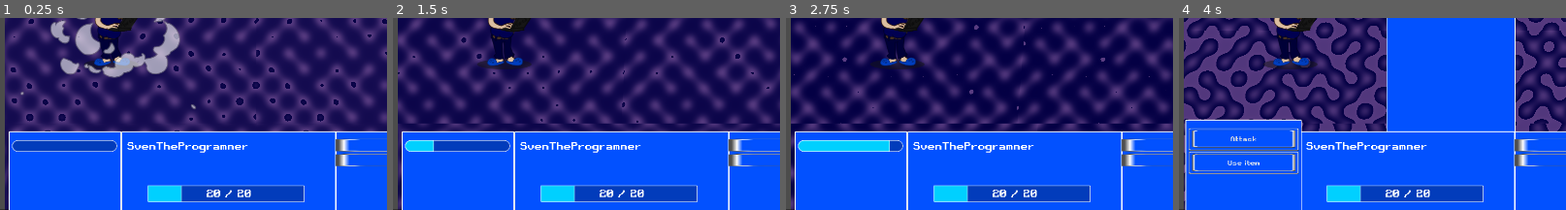
Above: before the commit, frames 1-4 (left to right).
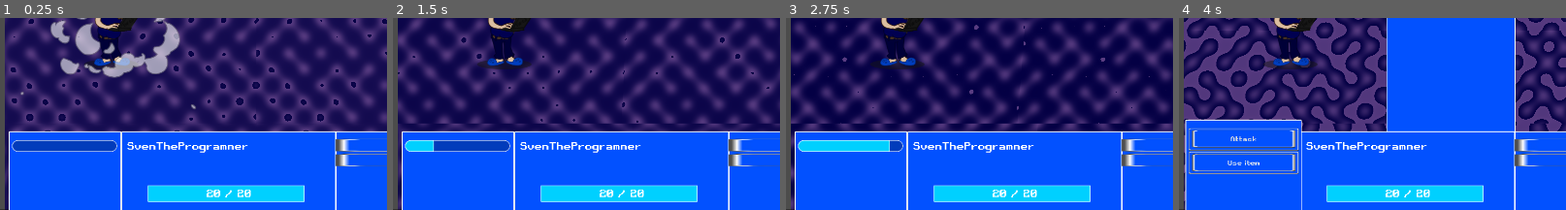
Above: after the commit, the same moments.

Repository: Alexander-Hjelm/bearded-programmer-sven
Game: Godot game, scene res://MainScene.tscn
The game is run twice, just before and just after one commit, with the same random seed, the same clock (stepped at 60 frames per second) and the same inputs.
Inputs (mouse positions are % of the whole screen's width and height, from its top left):
- Up to frame 1 (0.25 s): no input
- Up to frame 2 (1.5 s): move the mouse to (72, 42) at 0.52 s; hold Right (ui_right) 0.53-1.28 s; move the mouse to (30, 53) at 1.27 s; hold Down (ui_down) from 1.28 s (still down)
- Up to frame 3 (2.75 s): move the mouse to (60, 23) at 2.02 s; release Down (ui_down) at 2.03 s; hold Right (ui_right) from 2.03 s (still down)
- Up to frame 4 (4 s): move the mouse to (45, 70) at 2.77 s; release Right (ui_right) at 2.78 s; hold Up (ui_up) 2.78-3.5 s; click "Use item" at 3.5 s
The pictures show only the part of the screen within x 0-50%, y 39-89%; the shares and areas given below are measured in that part.

The runs differ from the first frame. In frame 1, 2.7% of the frame differs, in the area x 46-79%, y 86-96%; in frame 2, 2.7%; in frame 3, 2.7%; in frame 4, 2.7%.

Commit message:
Clear player effects after combat, fix UI hp bar

Diff:
--- a/Scenes/UI/HUD.gd
+++ b/Scenes/UI/HUD.gd
@@ -21,6 +21,7 @@
 	WITH_WEAPON
 }
 
+# Queued attack, will be executed after player has selected a monster
 var _queued_attack: bool = false
 var _queued_attack_mode: int
 var _queued_attack_item_name: String
@@ -71,6 +72,7 @@
 
 func update_player_HUD_stats(player_hp, player_hp_max): ## Update player hp
 	player_hp_current_progressbar.value = player_hp
+	player_hp_current_progressbar.max_value = player_hp_max
 	player_hp_current_label.text = str(player_hp)
 	player_hp_current_max_label.text = str(player_hp_max)
 
@@ -145,9 +147,11 @@
 	$MessagePanel/MessagePanelAnim.play("Popup Long Show Message")
 	$MessagePanel/MessageText.text = str(text)
 
+# Show item description
 func on_mouse_over_item(item_name: String):
 	$DescriptionPanel/DescriptionLabel.text = item_database.items[item_name].get_description()
 	$DescriptionPanel.visible = true
 
+# Hide item description
 func on_mouse_left_item():
 	$DescriptionPanel.visible = false
--- a/Scenes/UI/HUD.tscn
+++ b/Scenes/UI/HUD.tscn
@@ -120,7 +120,6 @@
 script = ExtResource( 1 )
 
 [node name="PlayerPanel" type="Panel" parent="."]
-editor/display_folded = true
 margin_left = 301.0
 margin_top = 736.0
 margin_right = 832.0
@@ -179,6 +178,7 @@
 clip_text = true
 
 [node name="InventoryPanel" type="Panel" parent="."]
+editor/display_folded = true
 visible = false
 margin_left = 514.0
 margin_top = 287.0
--- a/Script/character.gd
+++ b/Script/character.gd
@@ -186,6 +186,10 @@
 func get_item_drops() -> Dictionary:
 	return _item_drops
 
+# Clear all non-permanent effects on this actor
+func clear_active_effects():
+	_active_effects.clear()
+
 # Get elemental attack power
 func get_element_attack(element: int) -> float:
 	return get_current_value_for_stat("element_attack_" + str(ElementDatabase.Element.keys()[element]))
--- a/Script/combat_manager.gd
+++ b/Script/combat_manager.gd
@@ -104,9 +104,13 @@
 	# If there are no more enemies left, notify the game manager that the fight has ended
 	if not _combat_over_signal_emitted:
 		if len(_characters_by_team[0]) == 0:
+			# Player is dead, FAILED
 			_combat_over_signal_emitted = true
 			emit_signal("combat_over_fail")
 		if len(_characters_by_team[1]) == 0:
+			# All enemies are dead, WIN
+			# Clear (non permanent) player effects
+			_characters_by_team[0][0].clear_active_effects()
 			_combat_over_signal_emitted = true
 			emit_signal("combat_over_win")
 
